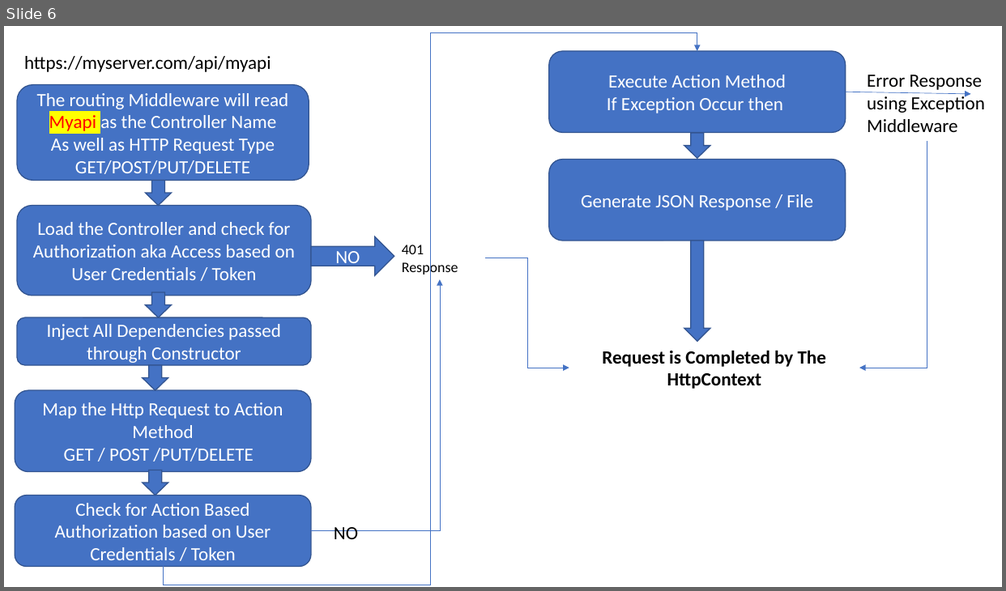
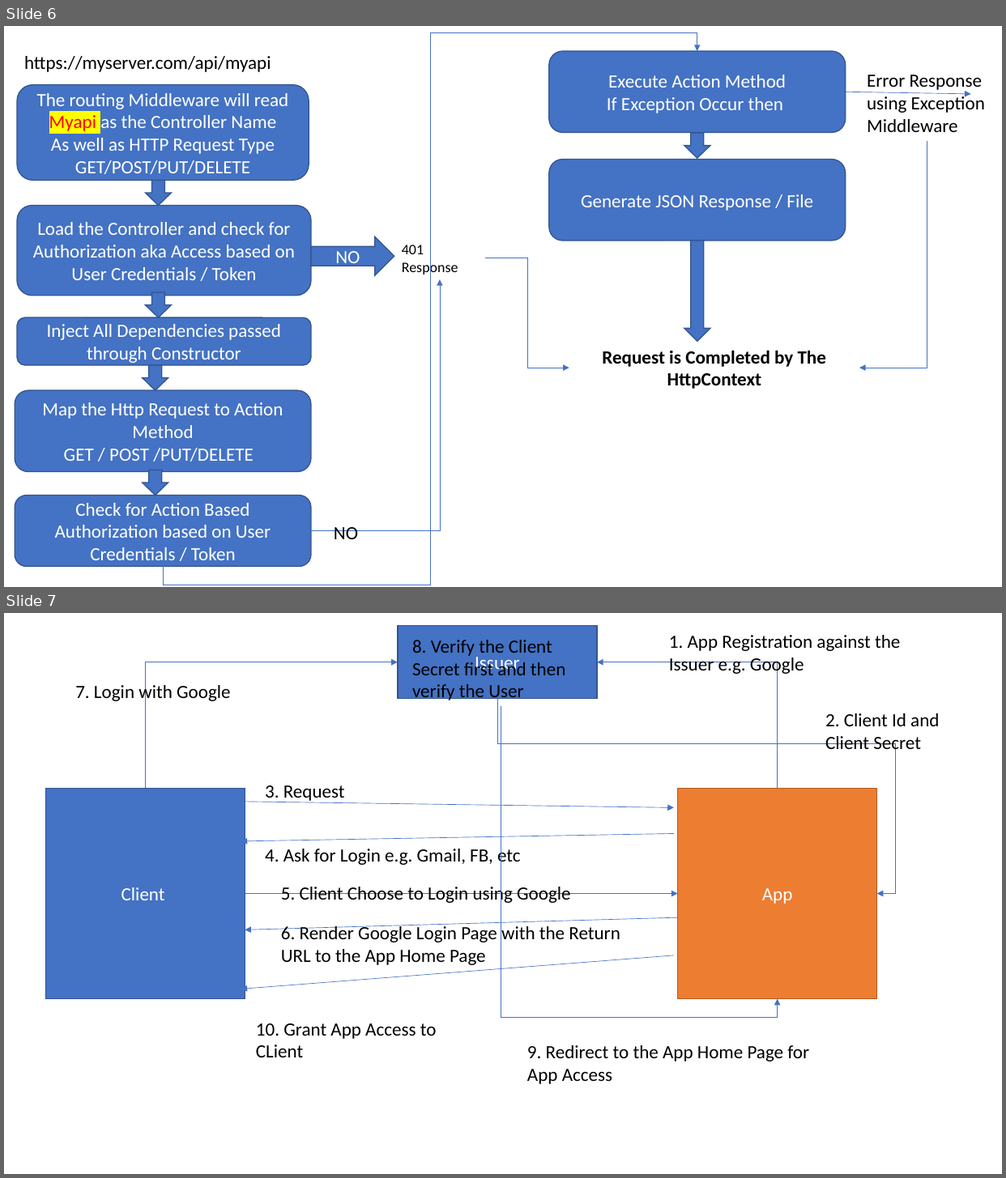
Before and after one commit to maheshsabnis/SRKAPI, a slide deck: PPts.pptx. Shown one above the other, each under a label of ours: slide 6 before the commit, slides 6 and 7 after it. The pictures are 1006x591 and 1006x1178 pixels, drawn with LibreOffice and Linux fonts; fonts in the diff are those of the drawing. Boxes give left, top, right and bottom in pixels: in the first picture for what was removed or moved away, otherwise in the second. Text is boxed around its words. In the diff, an @@ line names an element or a change of style, - is before the commit and + after.

```diff
--- a/PPts.pptx
+++ b/PPts.pptx
@@ slide 7 added at (4, 613, 1002, 1174), background #FFFFFF @@
@@ rectangle added at (398, 626, 597, 698), fill #4472C4, outline #325491 1 pt, 18 pt, text #FFFFFF @@
+Issuer
@@ text added at (669, 635, 900, 675), 18 pt, text #000000 @@
+1. App Registration against the Issuer e.g. Google
@@ text added at (412, 640, 565, 703), 18 pt, text #000000 @@
+8. Verify the Client Secret first and then verify the User
@@ text added at (75, 682, 231, 703), 18 pt, text #000000 @@
+7. Login with Google
@@ elbow arrow added from (146, 788) to (398, 662), #4472C4 0.5 pt @@
@@ elbow arrow added from (778, 788) to (597, 662), #4472C4 0.5 pt @@
@@ elbow arrow added from (497, 698) to (877, 894), #4472C4 0.5 pt @@
@@ elbow arrow added from (501, 706) to (778, 999), #4472C4 0.5 pt @@
@@ text added at (825, 713, 939, 755), 18 pt, text #000000 @@
+2. Client Id and Client Secret
@@ rectangle added at (45, 788, 245, 999), fill #4472C4, outline #325491 1 pt, 18 pt, text #FFFFFF @@
+Client
@@ arrow added from (245, 802) to (674, 807), #4472C4 0.5 pt @@
@@ text added at (265, 786, 345, 803), 18 pt, text #000000 @@
+3. Request
@@ rectangle added at (678, 788, 877, 999), fill #ED7D31, outline #AF5C24 1 pt, 18 pt, text #FFFFFF @@
+App
@@ arrow added from (674, 834) to (241, 841), #4472C4 0.5 pt @@
@@ text added at (265, 845, 521, 867), 18 pt, text #000000 @@
+4. Ask for Login e.g. Gmail, FB, etc
@@ arrow added from (245, 894) to (678, 894), #4472C4 0.5 pt @@
@@ text added at (281, 884, 571, 905), 18 pt, text #000000 @@
+5. Client Choose to Login using Google
@@ arrow added from (678, 918) to (245, 931), #4472C4 0.5 pt @@
@@ text added at (281, 924, 620, 965), 18 pt, text #000000 @@
+6. Render Google Login Page with the Return URL to the App Home Page
@@ arrow added from (674, 956) to (241, 990), #4472C4 0.5 pt @@
@@ text added at (256, 1024, 437, 1058), 18 pt, text #000000 @@
+10. Grant App Access to CLient
@@ text added at (527, 1046, 809, 1084), 18 pt, text #000000 @@
+9. Redirect to the App Home Page for App Access
```
Also in this commit, not shown: 1 other slide added, 16 other files.
